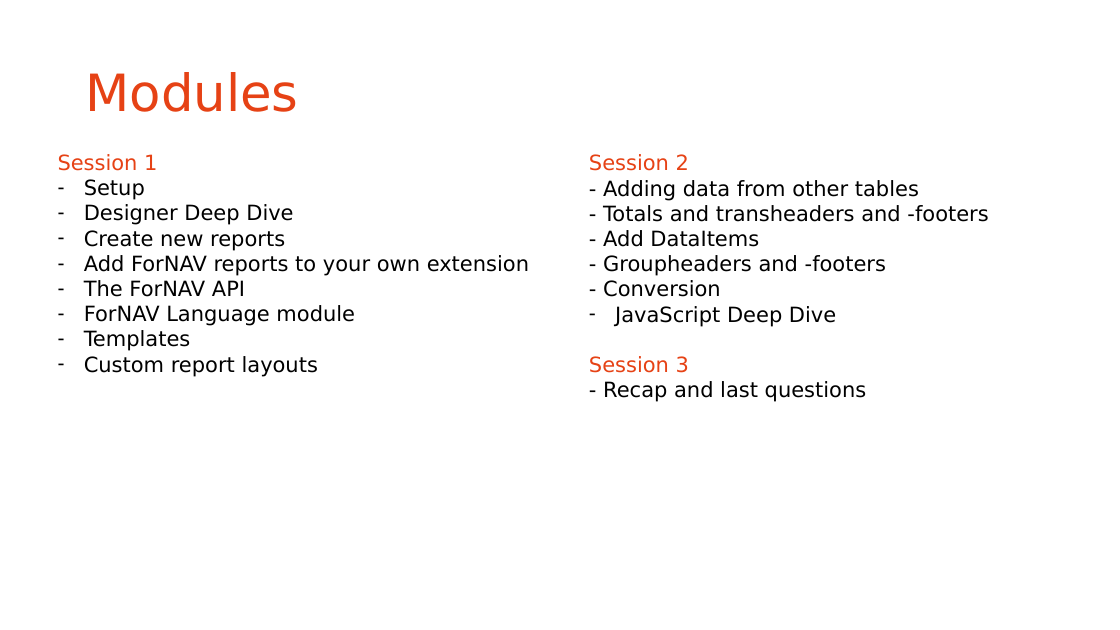
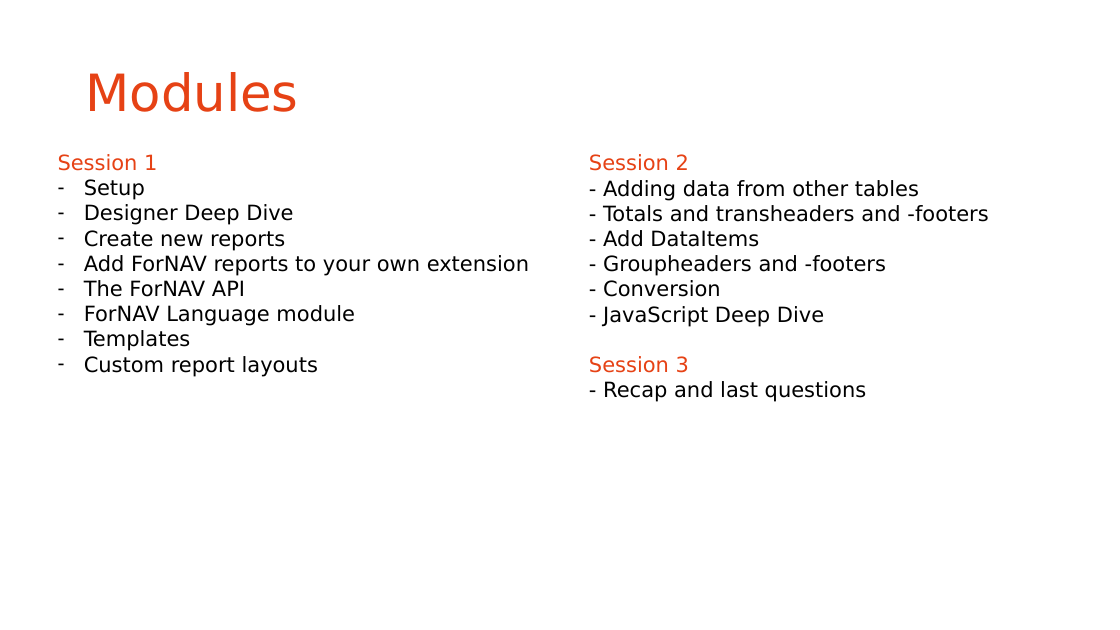
Before and after one commit to renebrummel/ForNAV.TrainingModules, a slide deck: slide 2 of Powerpoint/Webinar Developer.pptx. Drawn at 1120x630 pixels with LibreOffice and Linux fonts; fonts in the diff are those of the drawing; background and template pictures are left out. Boxes give left, top, right and bottom in pixels: in the first picture for what was removed or moved away, otherwise in the second. Text is boxed around its words. In the diff, an @@ line names an element or a change of style, - is before the commit and + after.

```diff
--- a/Powerpoint/Webinar Developer.pptx
+++ b/Powerpoint/Webinar Developer.pptx
@@ text at (x1=603, y1=306, x2=824, y2=327): text changed @@
-– JavaScript Deep Dive
+- JavaScript Deep Dive
```
Also in this commit, not shown: 12 other files.
